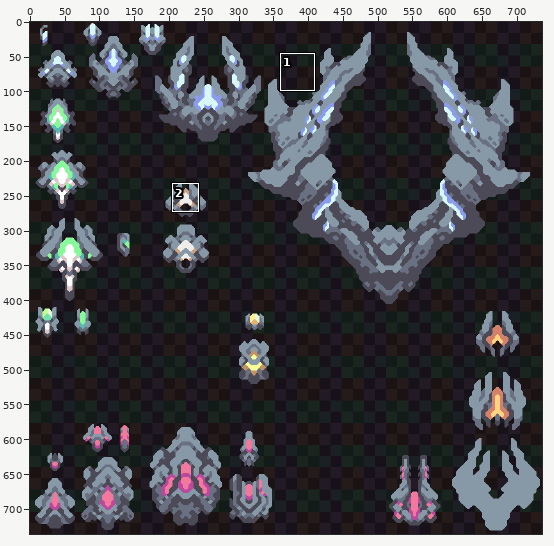
Two versions of one pixel-art file, assets/sprites/atlas/units.ase. The picture above shows the old version from afar; the outline marks the close-up.
Close-up. Before the edit:
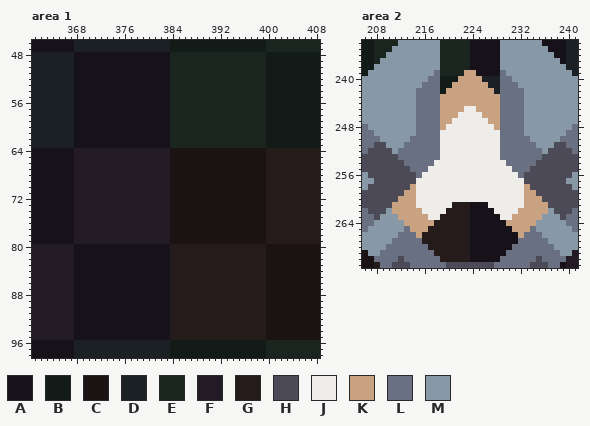
736x736 pixels, 1 frame. Colours within 5 levels of each other are drawn and written as one. Shown: area 1: x 361..408, y 46..98; area 2: x 206..241, y 234..271. The commit also changed other parts of the picture, which this record leaves out.
Palette (. is transparent): A #171219  B #131b18  C #1b1313  D #1b2025  E #1b251f  F #221b25  G #251b1b  H #4d4a58  J #eeede9  K #c9a282  L #697082  M #8799a7
And afterwards:
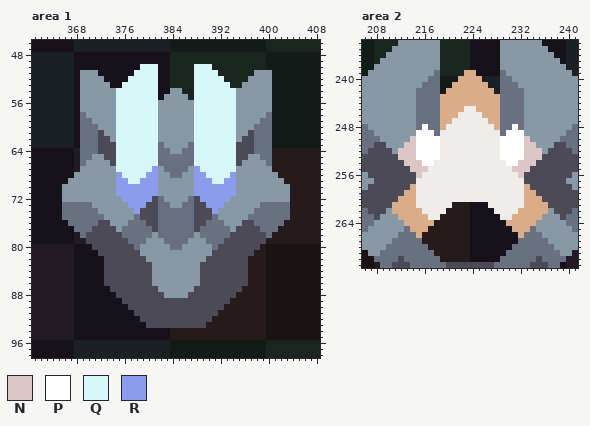
Colours new in this view: N #dcc6c6  P #ffffff  Q #d8f7f8  R #8b9cee
Edits made:
colour K: #c9a282 -> #daad88
Changed rows in their new state; - is a pixel that keeps its letter.
Area 1, layer "guns":
first column x 366:
50 -------------QQQ------QQQ-------------
51 ---MMM------QQQQ------QQQQ------MMM---
52 ---MMMM----QQQQQ------QQQQQ----MMMM---
53 ---MMMMM--QQQQQQ------QQQQQQ--MMMMM---
54 ---MMMMMMQQQQQQQ--MM--QQQQQQQMMMMMM---
55 ---MMMMMMQQQQQQQ-MMMM-QQQQQQQMMMMMM---
56 ---MMMMMMQQQQQQQMMMMMMQQQQQQQMMMMMM---
57 ---MMMMMMQQQQQQQMMMMMMQQQQQQQMMMMMM---
58 ---LMMMMMQQQQQQQMMMMMMQQQQQQQMMMMML---
59 ---LLMMMMQQQQQQQMMMMMMQQQQQQQMMMMLL---
60 ---LLLMMMQQQQQQQMMMMMMQQQQQQQMMMLLL---
61 ---LLLHMMQQQQQQQMMMMMMQQQQQQQMMHLLL---
62 ---LLLHHMQQQQQQQMMMMMMQQQQQQQMHHLLL---
63 ---LLLHHHQQQQQQQLMMMMLQQQQQQQHHHLLL---
64 ---LLLHHHQQQQQQQLLMMLLQQQQQQQHHHLLL---
65 ---LLMMHHQQQQQQQLLLLLLQQQQQQQHHMMLL---
66 ---LMMMMHQQQQQQQLLLLLLQQQQQQQHMMMML---
67 ---MMMMMMQQQQQQRMLLLLMRQQQQQQMMMMMM---
68 --MMMMMMMRQQQQRRMMLLMMRRQQQQRMMMMMMM--
69 -MMMMMMMMRRQQRRRMMMMMMRRRQQRRMMMMMMMM-
70 MMMMMMMMMRRRRRRRMMMMMMRRRRRRRMMMMMMMMM
71 MMMMMMMMMRRRRRRRMMMMMMRRRRRRRMMMMMMMMM
72 MMMMMMMMMMRRRRRHLMMMMLHRRRRRMMMMMMMMMM
73 LLLLLMMMMMMRRRHHLLMMLLHHRRRMMMMMMLLLLL
74 LLLLLLMMMMMMRHHHLLLLLLHHHRMMMMMMLLLLLL
75 LLLLLLLMMMMMLHHHLLLLLLHHHLMMMMMLLLLLLL
76 -LLLLLHHMMMLLLHHLLLLLLHHLLLMMMHHLLLLL-
77 --LLLHHHHMLLLLLHLLLLLLHLLLLLMHHHHLLL--
78 ---LHHHHHHLLLLLMLLLLLLMLLLLLHHHHHHL---
79 ----HHHHHHHLLLMMMLLLLMMMLLLHHHHHHH----
80 -----HHHHHHHLMMMMMLLMMMMMLHHHHHHH-----
81 ------HHHHHHHMMMMMMMMMMMMHHHHHHH------
82 -------HHHHHHHMMMMMMMMMMHHHHHHH-------
83 -------HHHHHHHHMMMMMMMMHHHHHHHH-------
84 -------HHHHHHHHMMMMMMMMHHHHHHHH-------
85 -------HHHHHHHHMMMMMMMMHHHHHHHH-------
86 -------HHHHHHHHMMMMMMMMHHHHHHHH-------
87 --------HHHHHHHHMMMMMMHHHHHHHH--------
88 ---------HHHHHHHHMMMMHHHHHHHH---------
89 ----------HHHHHHHHHHHHHHHHHH----------
90 -----------HHHHHHHHHHHHHHHH-----------
91 ------------HHHHHHHHHHHHHH------------
92 -------------HHHHHHHHHHHH-------------
93 --------------HHHHHHHHHH--------------
Area 2, layer "cell":
first column x 212:
248 ----P--------------P----
249 ---PPP------------PPP---
250 --NPPPP----------PPPPN--
251 -NNPPPP----------PPPPNN-
252 NNNPPPP----------PPPPNNN
253 NNNPPPP----------PPPPNNN
254 -NNNPP------------PPNNN-
255 --NNN--------------NNN--
256 ---N----------------N---
